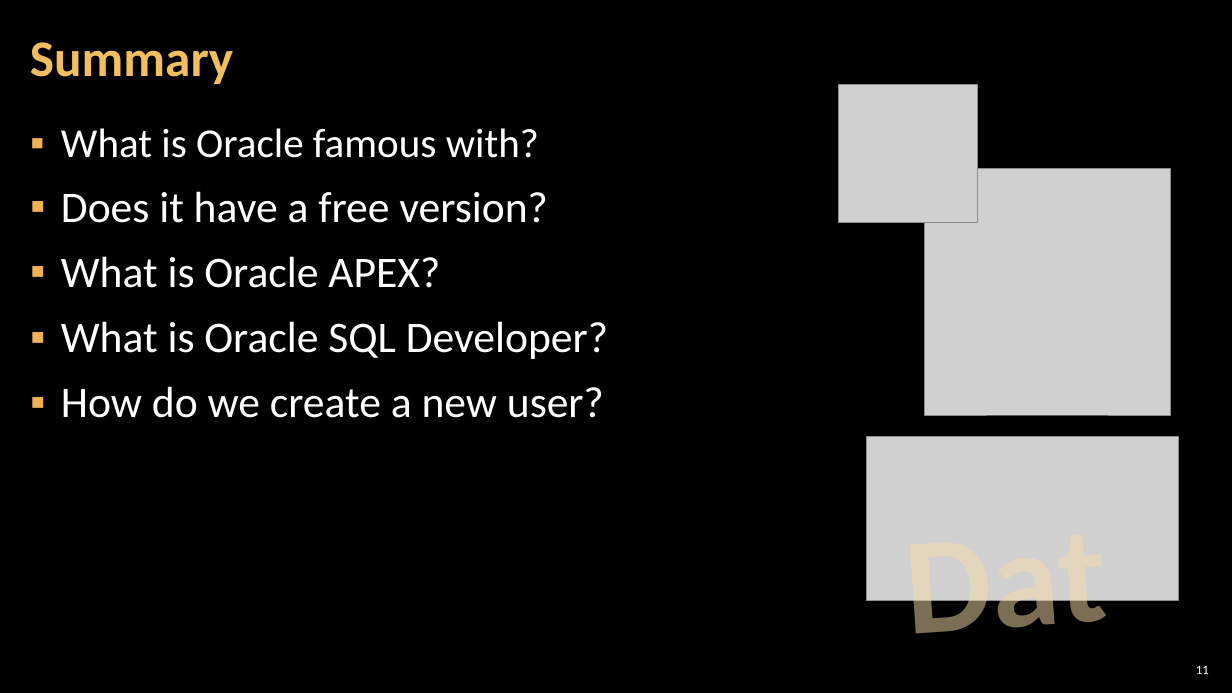
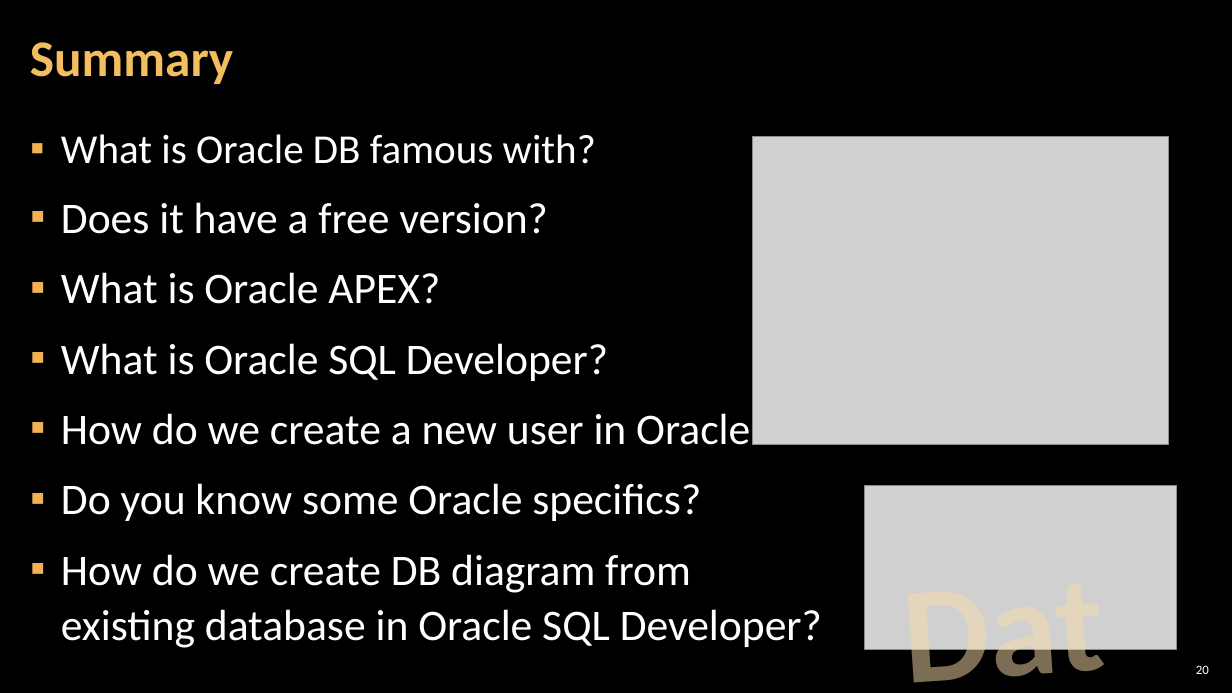
Before and after one commit to TeodorPenev/SoftUni, a slide deck: slide 20 of Advanced Level - Back-end/Databases/Presentation/2.3. Introduction-to-Oracle.pptx (slide 11 before the commit). Drawn at 1232x693 pixels with LibreOffice and Linux fonts; fonts in the diff are those of the drawing; grey boxes stand for pictures; background and template pictures are left out. Boxes give left, top, right and bottom in pixels: in the first picture for what was removed or moved away, otherwise in the second. Text is boxed around its words. In the diff, an @@ line names an element or a change of style, - is before the commit and + after.

```diff
--- a/Advanced Level - Back-end/Databases/Presentation/2.3. Introduction-to-Oracle.pptx
+++ b/Advanced Level - Back-end/Databases/Presentation/2.3. Introduction-to-Oracle.pptx
@@ picture removed at (838, 85, 978, 223) @@
@@ text at (61, 134, 596, 164): text changed @@
-▪ What is Oracle famous with?
+▪ What is Oracle DB famous with?
@@ picture added at (753, 136, 1169, 445) @@
@@ picture removed at (924, 169, 1171, 416) @@
@@ text at (61, 202, 608, 381): line spacing 0.95 to 1.05 @@
@@ text at (61, 408, 822, 648): text changed @@
-▪ How do we create a new user?
+▪ How do we create a new user in Oracle?
+▪ Do you know some Oracle specifics?
+▪ How do we create DB diagram from
+  existing database in Oracle SQL Developer?
@@ picture: place and size @@
-picture at (867, 436, 1178, 601)
+picture at (865, 485, 1177, 650)
@@ text "Databases": place and size @@
-text "Databases" at (889, 475, 1159, 555)
+text "Databases" at (887, 524, 1157, 604)
@@ page number at (1196, 665, 1209, 674): text changed @@
-11
+20
```
Also in this commit, not shown: 9 other slides changed, 9 slides added, 28 other files.
